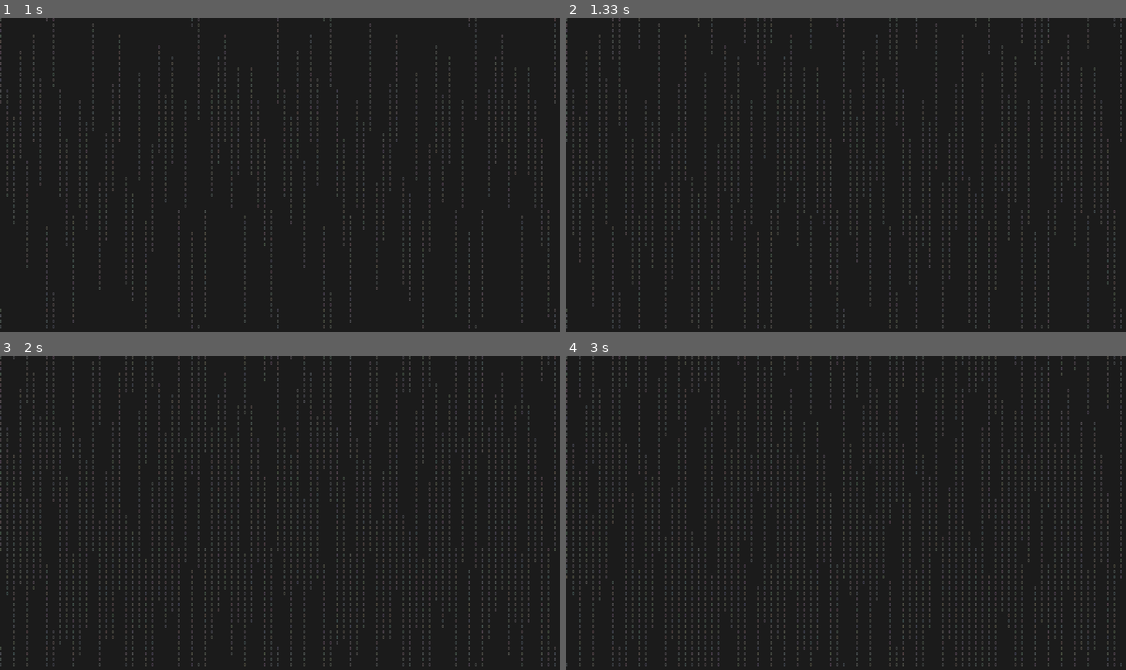
Above: before the commit, frames 1-4 (two rows, left to right).
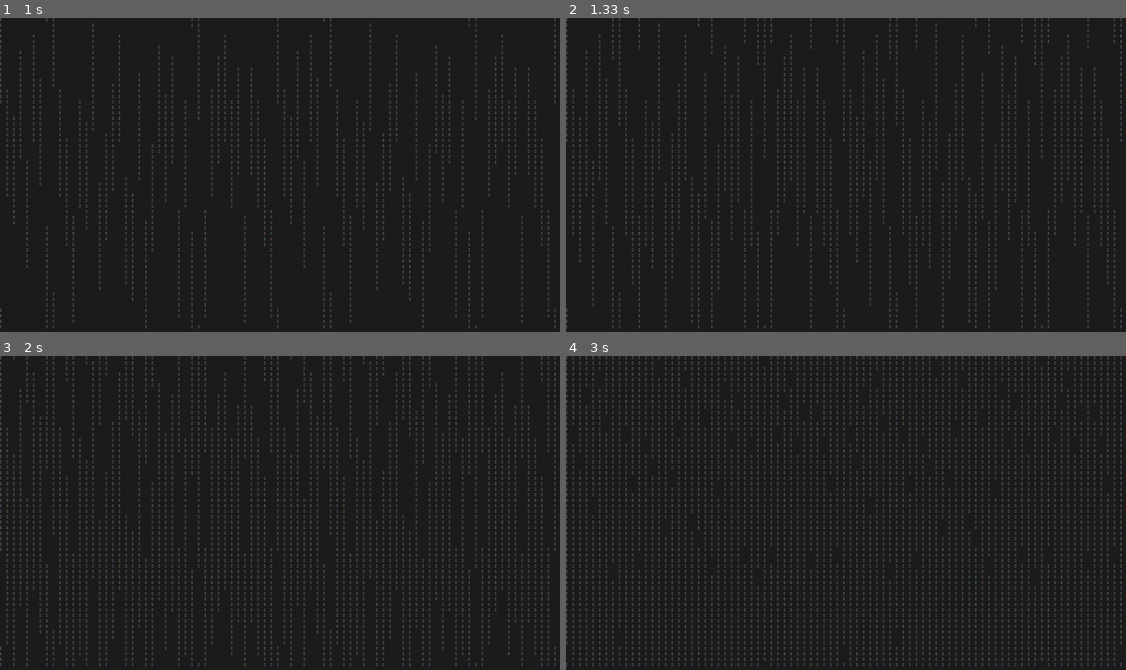
Above: after the commit, the same moments.

Repository: lhsueh1/pygame-card-with-japanese-cmatrix
Game: pygame game, started from controller.py
Two runs of this game, one before a commit and one after it. Both use one fixed random seed, a clock stepped at 60 frames per second and the inputs below.
Inputs:
- Up to frame 1 (1 s): no input
- Up to frame 2 (1.33 s): no input
- Up to frame 3 (2 s): no input
- Up to frame 4 (3 s): no input

Frame 1 is identical in both runs. In frame 2, less than 0.1% of the frame differs, in the area x 32-99%, y 3-73%; in frame 3, 0.6%; in frame 4, 2.9%, in the area x 0-100%, y 0-99%.

Commit message:
按空白鍵有夠不明顯ㄉ

Diff:
--- a/badPractice.py
+++ b/badPractice.py
@@ -62,10 +62,12 @@
 
         #unicorn
         self.unicorns = pygame.sprite.Group()
-        for i in range(25):
-            x = random.randrange(-140, pygame.display.get_window_size()[0]-200)
-            y = random.randrange(-70, pygame.display.get_window_size()[1]-300)
-            self.unicorns.add(Square(x, y, 212, 273, "src/uni.png"))
+        self.unicorn = Square(890, 460, 212, 273, "src/uni.png")
+        self.unicorns.add(self.unicorn)
+        # for i in range(25):
+        #     x = random.randrange(-140, pygame.display.get_window_size()[0]-200)
+        #     y = random.randrange(-70, pygame.display.get_window_size()[1]-300)
+        #     self.unicorns.add(Square(x, y, 212, 273, "src/uni.png"))
 
         pygame.font.init()
         self.card1 = "Dear麗莎"
@@ -117,9 +119,32 @@
         self.fontRead20 = pygame.font.Font("src/jf-openhuninn-1.1.ttf", 16).render(self.card20, False,(0,0,0))
 
         self.state = "PAGE0"
+        self.spaceCheck = False
 
 
     def startLoop(self):
+
+        f = open("src/bad_apple.txt", encoding="utf-8")
+        texts = f.readlines()
+
+        for k in range(len(texts)):
+            for jk in range(58 - len(texts[k])):
+                space = ['按', '空', '白', '鍵']
+                #texts[k] += " "
+                texts[k] += space[random.randint(0, len(space)-1)]
+
+        random.shuffle(texts)
+
+        random_list = []
+        for k in range(58):
+            n = random.randint(1,100)
+            random_list.append(n)
+
+        i = 0
+
+        w, h = pygame.display.get_surface().get_size()
+
+
 
         while True:
             while self.state == "PAGE0":
@@ -128,18 +153,54 @@
                     if event.type == pygame.QUIT:
                         sys.exit()
 
-                for uni in self.unicorns:
-                    if pygame.mouse.get_pressed()[0] and uni.rect.collidepoint(pygame.mouse.get_pos()):
-                        #time.sleep(0.3)
-                        self.unicorns.remove(uni)
-
-                if not self.unicorns:
-                    self.state = "PAGE1"
-
-                self.background = pygame.transform.scale((pygame.image.load("src/black.png")), (1600,960))
-                self.screen.blit(self.background, (0, 0))
+                    if event.type == pygame.KEYDOWN and self.spaceCheck:
+                        if event.key == pygame.K_SPACE:
+                            self.state = "PAGE1"
+
+                if pygame.mouse.get_pressed()[0] and self.unicorn.rect.collidepoint(pygame.mouse.get_pos()):
+                    self.spaceCheck = True
+
+
+                # after making the background fill in black, set width to fit size of words
+                #self.components = pygame.sprite.Group((self.square,) + (self.line,))
+
+                h = h - (h % 25)
+
+                if i == 0:
+                    self.screen.blit(self.background, (0, 0))
+
+                font = pygame.font.Font("src/jf-openhuninn-1.1.ttf", 24)
+
+                # rows
+                for j in range(w//30):
+                    ranged_j = j % len(texts)
+                    ranged_i = i % (len(texts[ranged_j]) - 1)
+                    if i >= (h / 25): # screen height /25 max words per column
+                        self.paint_blank(j, i, random_list[ranged_j], h)
+                    else:
+                        self.paint_word(font, texts[ranged_j][ranged_i], j, i, random_list[ranged_j],h)
+
+
+                pygame.display.update()
+                time.sleep(0.05)
+
+                if i < ((h / 25) * 2 - 1):
+                    i += 1
+                else:
+                    i = 0
+
+                    random.shuffle(texts)
+
+                    random_list = []
+                    for k in range(58):
+                        n = random.randint(1,100)
+                        random_list.append(n)
+
+
+                self.background = pygame.transform.scale((pygame.image.load("src/kinda_black.png")), (w,h))
+                #self.screen.blit(self.background, (0, 0))
                 self.unicorns.draw(self.screen)
-                pygame.display.update()
+                #pygame.display.update()
 
             if (self.state == "PAGE1") or (self.state == "PAGE2"):
                 self.background = pygame.transform.scale((pygame.image.load("src/red.png")), pygame.display.get_window_size())
@@ -286,7 +347,15 @@
                 self.buttons.remove(self.balloon)
                 self.buttons.remove(self.ribbon)
 
-
+    def paint_word(self, font, word,j, i, yy,h):
+        fontRead = font.render(word, True,(random.randint(180,255),random.randint(180,255),random.randint(180,255)))
+        self.screen.blit(fontRead,(30 * j, (yy * 25 + 25*i) % h))
+        self.unicorns.draw(self.screen)
+
+    def paint_blank(self, j, i ,yy, h):
+        blank = pygame.transform.scale((pygame.image.load("src/kinda_black.png")), (30,25))
+        self.screen.blit(blank,(30 * j, (yy * 25 + 25*i) % h))
+        self.unicorns.draw(self.screen)
 
 
 
--- a/controller.py
+++ b/controller.py
@@ -107,8 +107,8 @@
         for k in range(len(texts)):
             for jk in range(58 - len(texts[k])):
                 space = ['按', '空', '白', '鍵']
-                texts[k] += " "
-                #texts[k] += space[random.randint(0, len(space)-1)]
+                #texts[k] += " "
+                texts[k] += space[random.randint(0, len(space)-1)]
 
         random.shuffle(texts)
 
